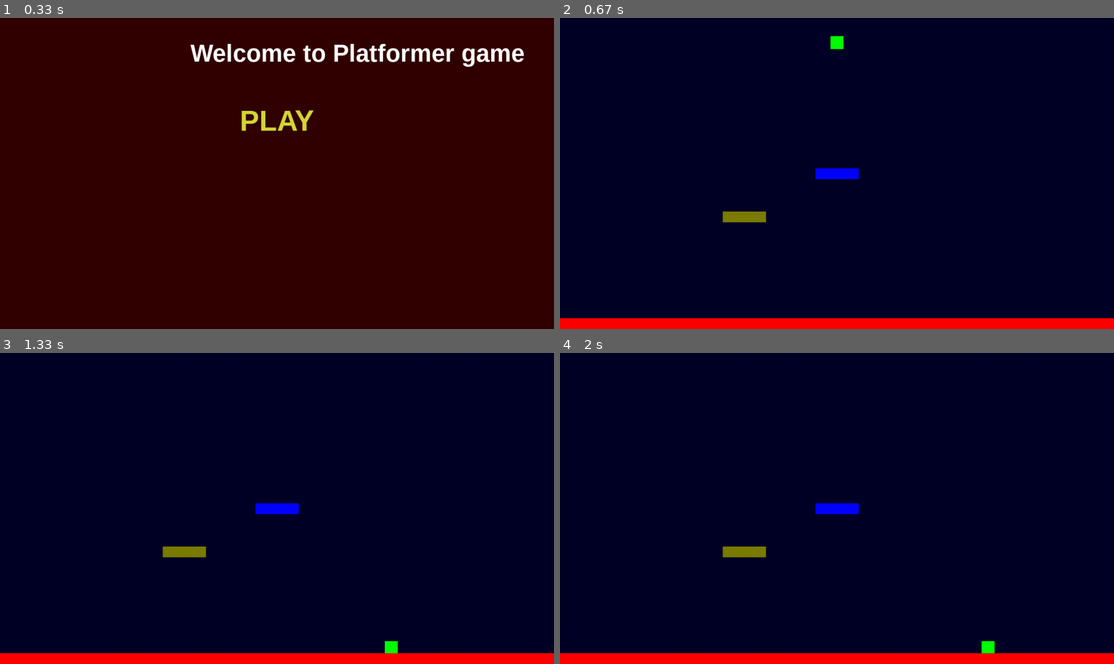
Above: before the commit, frames 1-4 (two rows, left to right).
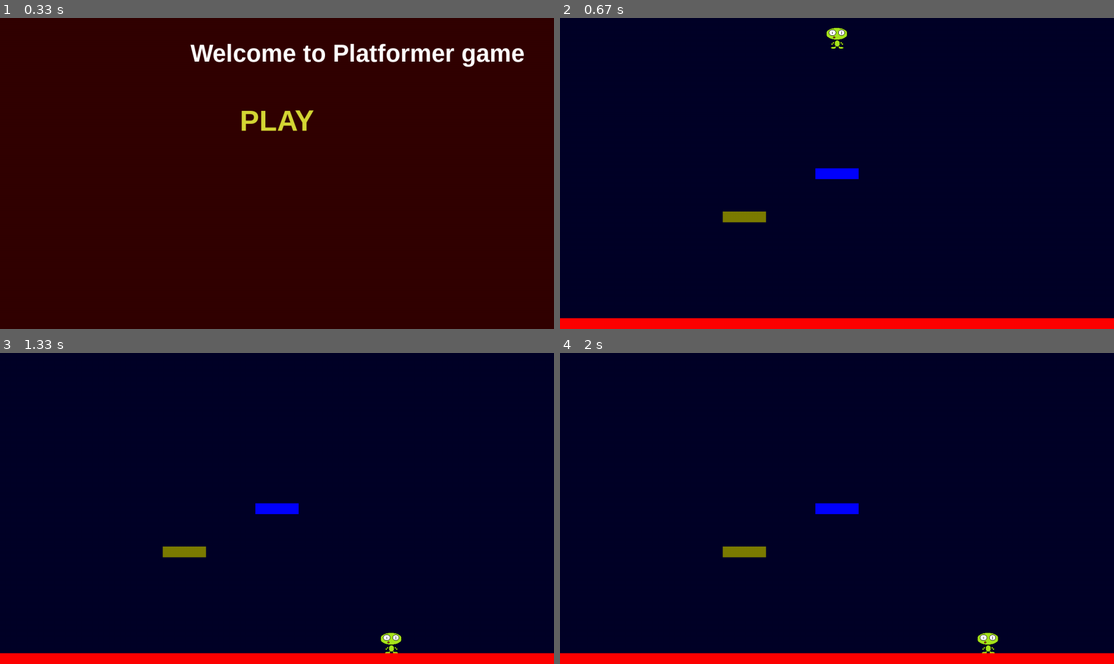
Above: after the commit, the same moments.

Repository: lapatinn/ot-harjoitustyo
Game: pygame game, started from src/main.py
Two runs of this game, one before a commit and one after it. Both use one fixed random seed, a clock stepped at 60 frames per second and the inputs below.
Inputs (mouse positions are in pixels of both pictures, inside the frame that each line leads up to):
- Up to frame 1 (0.33 s): no input
- Up to frame 2 (0.67 s): click "PLAY" at 0.38 s
- Up to frame 3 (1.33 s): hold D 0.67-1.13 s; move the mouse to (254, 520) at 0.7 s; hold D from 1.17 s (still down)
- Up to frame 4 (2 s): release D at 1.63 s; hold A from 1.67 s (still down)

Frame 1 is identical in both runs. In frame 2, 0.2% of the frame differs, in the area x 48-52%, y 3-11%; in frame 3, 0.2%; in frame 4, 0.2%.

Commit message:
Add player character

Diff:
--- a/src/player.py
+++ b/src/player.py
@@ -9,8 +9,9 @@
 class Player(pygame.sprite.Sprite):
     def __init__(self):
         super().__init__()
-        self.surface = pygame.Surface((30, 30))
-        self.surface.fill((0, 255, 0))
+        #self.surface = pygame.Surface((30, 30))
+        self.surface = pygame.image.load("src/sprites/player.png")
+        #self.surface.fill((0, 255, 0))
         self.rect = self.surface.get_rect(
             center=(SCREEN_WIDTH//2, SCREEN_HEIGHT - 50))
 
Binary file added: src/sprites/player.png
